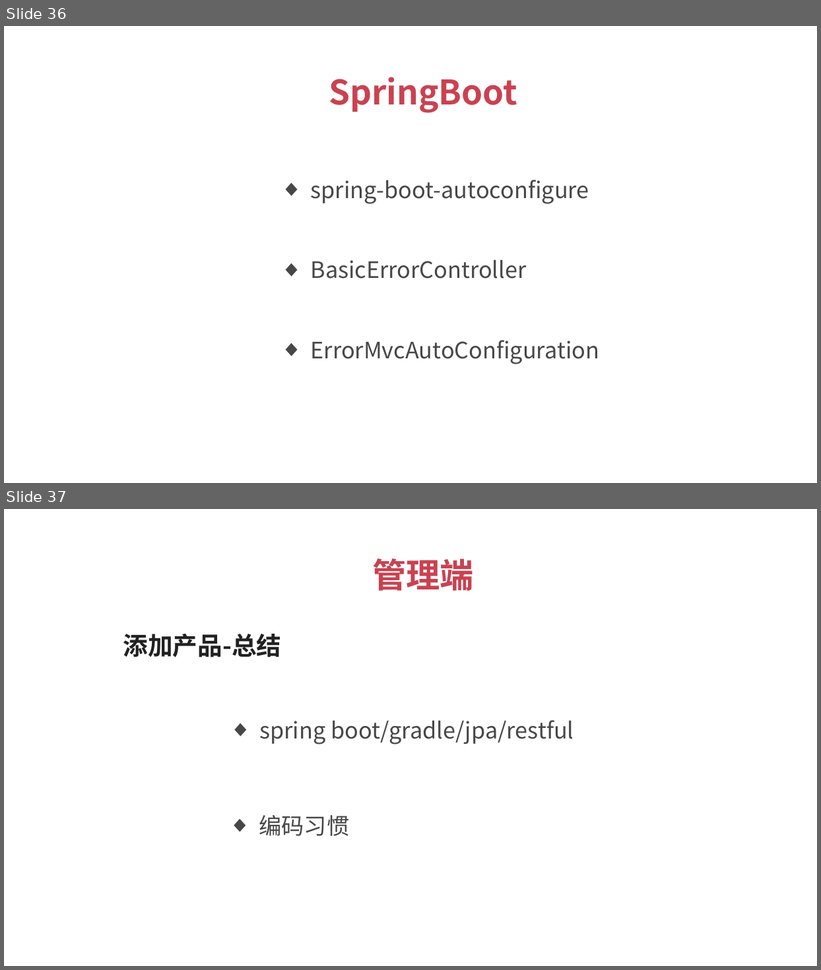
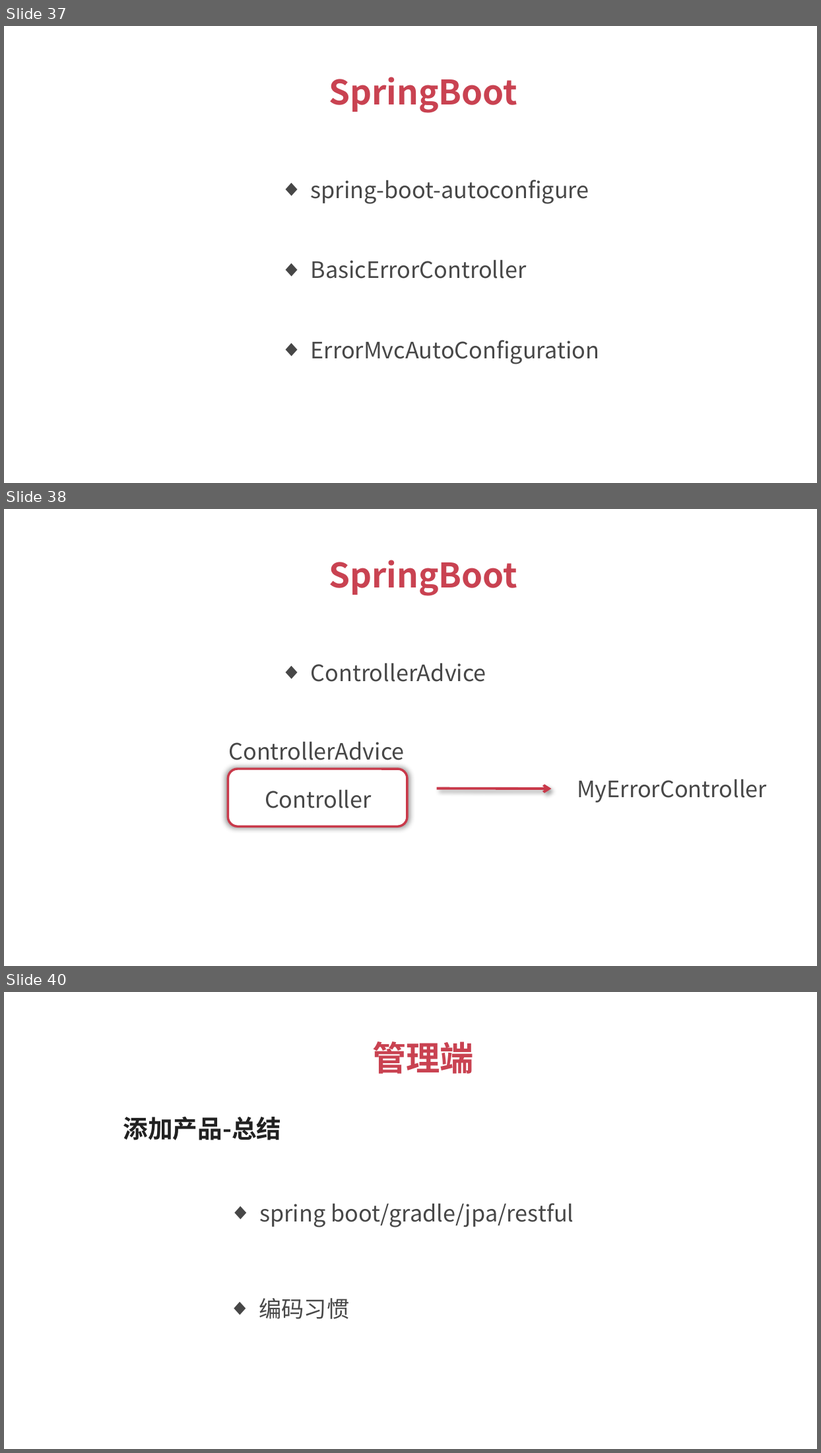
Before and after one commit to 1329555958/financial, a slide deck: 理财平台.pptx. Shown one above the other, each under a label of ours: slides 36 and 37 before the commit, slides 37, 38 and 40 after it; the slides between them are not shown. The pictures are 821x970 and 821x1453 pixels, drawn with LibreOffice and Linux fonts; fonts in the diff are those of the drawing. Boxes give left, top, right and bottom in pixels: in the first picture for what was removed or moved away, otherwise in the second. Text is boxed around its words. In the diff, an @@ line names an element or a change of style, - is before the commit and + after.

```diff
--- a/理财平台.pptx
+++ b/理财平台.pptx
@@ slide 38 added at bbox=[4, 509, 817, 966], background #FFFFFF @@
@@ text added at bbox=[329, 560, 517, 596], 30 pt, text #C94251, bold @@
+SpringBoot
@@ text added at bbox=[311, 663, 486, 682], 20 pt, text #474747 @@
+  ◆ ControllerAdvice
@@ text added at bbox=[228, 741, 404, 760], 20 pt, text #474747 @@
+  ControllerAdvice
@@ rounded rectangle added at bbox=[228, 769, 407, 827], fill #FFFFFF, outline #C9394A 2 pt @@
@@ text added at bbox=[577, 779, 767, 803], 20 pt, text #474747 @@
+  MyErrorController
@@ text added at bbox=[265, 789, 372, 809], 20 pt, text #474747 @@
+  Controller
@@ arrow added from (436, 789) to (551, 789), #C9394A 2.25 pt @@
@@ what was slide 36 is now slide 37 @@
@@ what was slide 37 is now slide 40 @@
```
Also in this commit, not shown: 1 slide changed, 2 other slides added, 2 other files.
